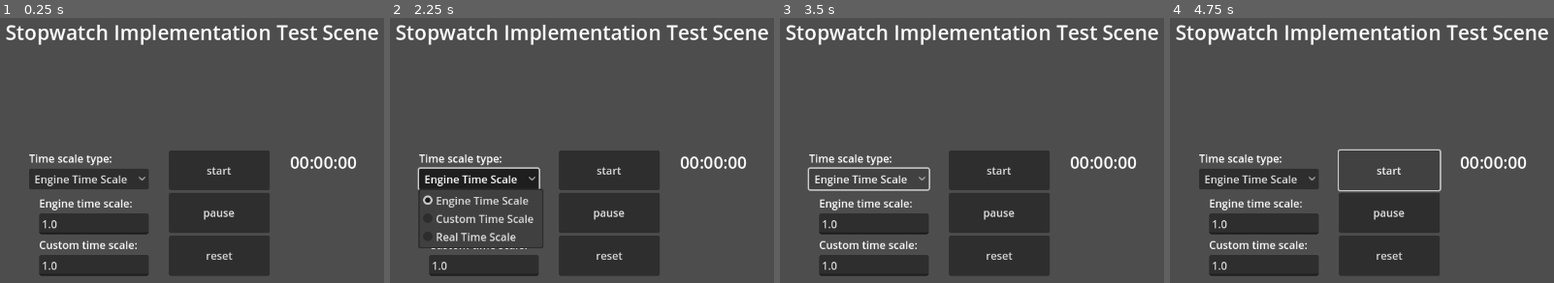
Above: before the commit, frames 1-4 (left to right).
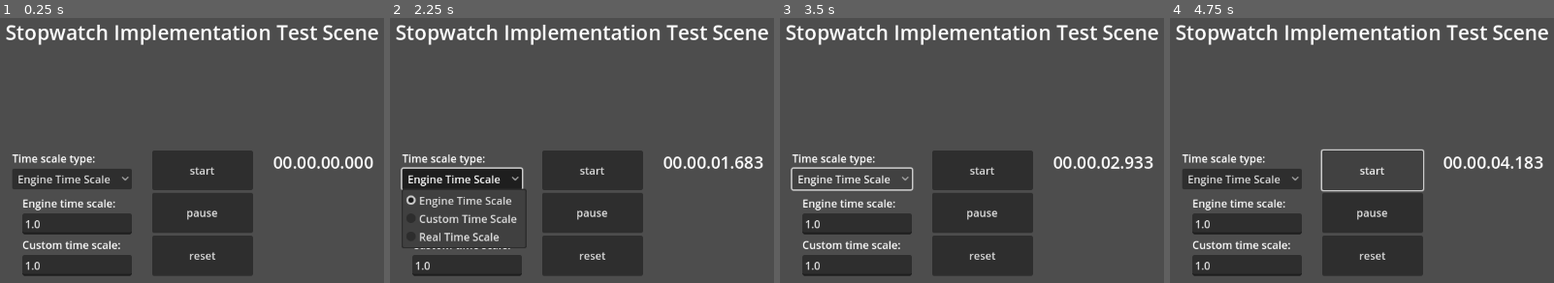
Above: after the commit, the same moments.

Repository: Tem1rnator/Godot-Stopwatch-GDScript-Implementation
Game: Godot game, scene res://src/test_scene.tscn
The game is run twice, just before and just after one commit, with the same random seed, the same clock (stepped at 60 frames per second) and the same inputs.
Inputs:
- Up to frame 1 (0.25 s): no input
- Up to frame 2 (2.25 s): click "start" at 0.5 s; click "start" at 1.25 s; click "Engine Time Scale" at 2 s
- Up to frame 3 (3.5 s): click "Engine Time Scale" at 2.75 s
- Up to frame 4 (4.75 s): click "Engine Time Scale" at 3.5 s; click "start" at 4.25 s

The runs differ from the first frame. In frame 1, 9.4% of the frame differs, in the area x 3-98%, y 50-98%; in frame 2, 9.9%, in the area x 2-98%, y 50-98%; in frame 3, 9.1%; in frame 4, 8.5%.
Error before the commit: Parse Error: Could not find type "TimeScaleType" under base "Stopwatch". (res://src/test_scene.gd:27)

Commit message:
Add a few comments, fix test scene

Diff:
--- a/src/stopwatch.gd
+++ b/src/stopwatch.gd
@@ -14,11 +14,12 @@
 var paused := true:
 	set = _set_paused
 
-## Total elapsed time in microseconds since the start (excluding paused periods, scales with the current time scale mode).
+## Total elapsed time in microseconds since the start of the stopwatch (excluding paused periods, scales with the current time scale mode).
 var elapsed_usec: float = 0:   # this variable is a float isntead of an int because of possible non-integer time scaling.
 	get = get_elapsed_usec
 
-## The timestamp (i.e. value returned by Time.get_ticks_usec()) of the last time elapsed_usec variable was updated.
+## The timestamp (i.e. value returned by Time.get_ticks_usec()) that specifies the time this stopwatch was previously up to date with.
+## This variable helps accumulate uncounted because the Stopwatch doesn't update the elapsed time every frame.
 var _latest_update_timestamp: int = Time.get_ticks_usec()
 
 
@@ -38,7 +39,7 @@
 @export var custom_time_scale: float = 1.0:
 	set = _set_custom_time_scale
 
-## Cached copy of Engine.time_scale value (since Godot has no Engine.time_scale_changed signal)
+## Cached value of Engine.time_scale. This is used to react to changes in Engine.time_scale
 var _saved_engine_time_scale: float = 1.0
 #endregion
 
@@ -52,7 +53,7 @@
 		start()
 
 
-## Poll for changes to Engine.time_scale and update state accordingly.
+## Check for changes to Engine.time_scale and call the _on_engine_time_scale_changed() method accordingly.
 ## This is a workaround because Engine currently has no time_scale_changed signal.
 func _process(delta: float) -> void:
 	if Engine.time_scale != _saved_engine_time_scale:
@@ -94,7 +95,8 @@
 
 
 #region Updating elapsed time
-## TODO comment
+## Updates elapsed_usec to accumulate all the uncounted time since _latest_update_timestamp.
+## Will not accumulate time if it was in a pause.
 func _update_elapsed_time() -> void:
 	if paused:   # not updating elapsed time since the timestamp if it's a pause timestamp
 		return
@@ -102,7 +104,8 @@
 	elapsed_usec += _get_elapsed_time_since_timestamp()
 
 
-## TODO comment
+## Returns the amount of time (in microseconds) since _latest_update_timestamp, adjusted by the current time scale mode.
+## Also refreshes _latest_update_timestamp to the current time.
 func _get_elapsed_time_since_timestamp() -> float:
 	var elapsed_time_since_timestamp_unscaled: int = Time.get_ticks_usec() - _latest_update_timestamp
 	_latest_update_timestamp = Time.get_ticks_usec()
@@ -122,11 +125,13 @@
 
 
 #region Time scale
+## Called when Engine.time_scale changes (detected manually in _process() as a workaround for now).
 func _on_engine_time_scale_changed(new_scale: float) -> void:
 	_update_elapsed_time()
 	_saved_engine_time_scale = new_scale
 
 
+## Setter for custom_time_scale.
 func _set_custom_time_scale(new_scale: float) -> void:
 	_update_elapsed_time()
 	custom_time_scale = new_scale
@@ -134,7 +139,8 @@
 
 
 #region Total time methods
-## Returns the total elapsed time since the start of the stopwatch in microseconds.
+## Returns the total elapsed time in microseconds.
+## Also makes sure the elapsed_usec is up to date before returning. All other get_total_* methods below work the same way.
 func get_elapsed_usec() -> float:
 	if not paused and _latest_update_timestamp != Time.get_ticks_usec():   # only updating elapsed time if Stopwatch isn't paused and the timestamp isn't up to date
 		elapsed_usec += _get_elapsed_time_since_timestamp()
@@ -159,7 +165,8 @@
 
 
 #region Formatted time methods
-## Returns a dictionary with the elapsed time that is converted into larger time values.
+## Breaks down the elapsed time into individual units (hours, minutes, seconds, etc.) and returns them as integer values in a dictionary.
+## Values are cyclic (e.g., seconds/hours wrap from 0 to 59, milliseconds/microseconds from 0 to 999)
 func get_time_dict() -> Dictionary[String, int]:
 	var time_dict: Dictionary[String, int] = {
 		"microseconds": int(elapsed_usec) % 1000,
@@ -172,8 +179,8 @@
 	return time_dict
 
 
-## Returns the absolute value of the result of get_time_dict() but converted into strings
-## There are also *_padded time values
+## Same as get_time_dict() but with each value as a string.
+## Also includes *_padded variants for display (e.g., "07" seconds instead of "7", "003" milliseconds instead of "3").
 func get_time_dict_strings() -> Dictionary[String, String]:
 	var time_dict := get_time_dict()
 	var time_dict_strings: Dictionary[String, String] = {
@@ -192,7 +199,8 @@
 	return time_dict_strings
 
 
-## Returns a string of the elapsed time as an hh:mm:ss or hh:mm:ss:ms string, optionally with a custom delimiter
+## Returns a formatted elapsed time string in hh:mm:ss or hh:mm:ss:ms format.
+## Optionally, a custom delimiter can be passed as a parameter (default is ':').
 func get_time_string(display_milliseconds := false, delimiter := ':') -> String:
 	var time_dict_strings = get_time_dict_strings()
 
--- a/src/test_scene.gd
+++ b/src/test_scene.gd
@@ -6,8 +6,7 @@
 
 
 func _process(delta: float) -> void:
-	pass
-	#time_label.text = stopwatch.get_time_string(true, '.')
+	time_label.text = stopwatch.get_time_string(true, '.')
 
 
 #region Buttons
@@ -24,7 +23,7 @@
 
 #region Time Scale
 func _on_time_scale_option_button_item_selected(index: int) -> void:
-	stopwatch.time_scale_type = index as Stopwatch.TimeScaleType
+	stopwatch.time_scale_mode = index as Stopwatch.TimeScaleMode
 
 
 func _on_engine_time_scale_line_edit_text_changed(new_text: String) -> void:
@@ -36,7 +35,3 @@
 	if new_text.is_valid_float():
 		stopwatch.custom_time_scale = new_text.to_float()
 #endregion
-
-
-func _on_timer_timeout() -> void:
-	time_label.text = stopwatch.get_time_string(true, '.')
--- a/src/test_scene.tscn
+++ b/src/test_scene.tscn
@@ -19,10 +19,6 @@
 script = ExtResource("1_uhqqe")
 stopwatch = NodePath("Stopwatch")
 time_label = NodePath("ContentHBox/TextVBox/TimeLabel")
-
-[node name="Timer" type="Timer" parent="."]
-wait_time = 0.5
-autostart = true
 
 [node name="Stopwatch" parent="." instance=ExtResource("2_ia1lp")]
 
@@ -125,7 +121,6 @@
 text = "00:00:00"
 label_settings = SubResource("LabelSettings_sasra")
 
-[connection signal="timeout" from="Timer" to="." method="_on_timer_timeout"]
 [connection signal="item_selected" from="ContentHBox/VBoxContainer/TimeScaleOptionButton" to="." method="_on_time_scale_option_button_item_selected"]
 [connection signal="text_changed" from="ContentHBox/VBoxContainer/Margin/VBoxContainer/EngineTimeScaleLineEdit" to="." method="_on_engine_time_scale_line_edit_text_changed"]
 [connection signal="text_changed" from="ContentHBox/VBoxContainer/Margin/VBoxContainer/CustomTimeScaleLineEdit" to="." method="_on_custom_time_scale_line_edit_text_changed"]
